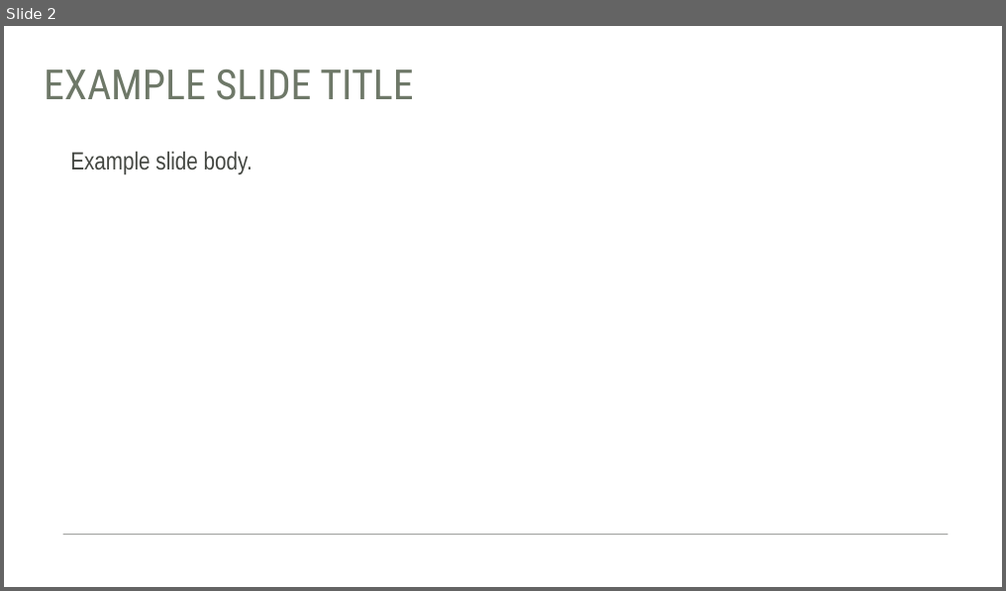
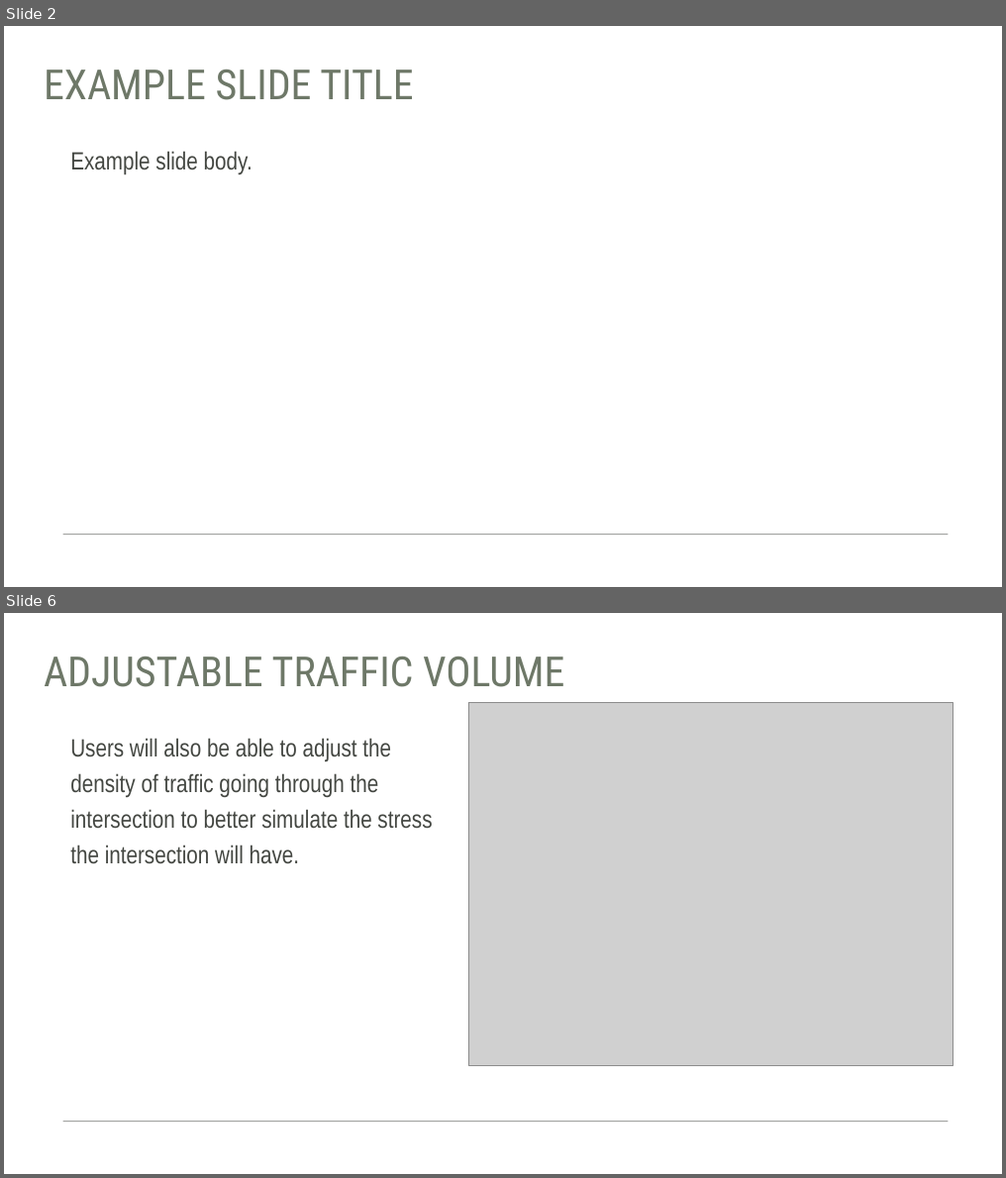
Before and after one commit to Team-Gala-JP/Team-Gala-JP, a slide deck: Traffic Sim.pptx. Shown one above the other, each under a label of ours: slide 2 before the commit, slides 2 and 6 after it; the slides between them are not shown. The pictures are 1006x591 and 1006x1178 pixels, drawn with LibreOffice and Linux fonts; fonts in the diff are those of the drawing; grey boxes stand for pictures. Boxes give left, top, right and bottom in pixels: in the first picture for what was removed or moved away, otherwise in the second. Text is boxed around its words. In the diff, an @@ line names an element or a change of style, - is before the commit and + after.

```diff
--- a/Traffic Sim.pptx
+++ b/Traffic Sim.pptx
@@ slide 6 added at (4,613,1002,1174), background #FFFFFF; not listed: 1 template element that a slide beside it also shows @@
@@ title added at (44,657,564,687), 40 pt, text #6E7868 @@
+ADJUSTABLE TRAFFIC VOLUME
@@ picture added at (468,703,953,1066) @@
@@ text added at (70,738,432,864), 24 pt, text #444742 @@
+Users will also be able to adjust the density of traffic going through the intersection to better simulate the stress the intersection will have.
```
Also in this commit, not shown: 4 other slides added.
